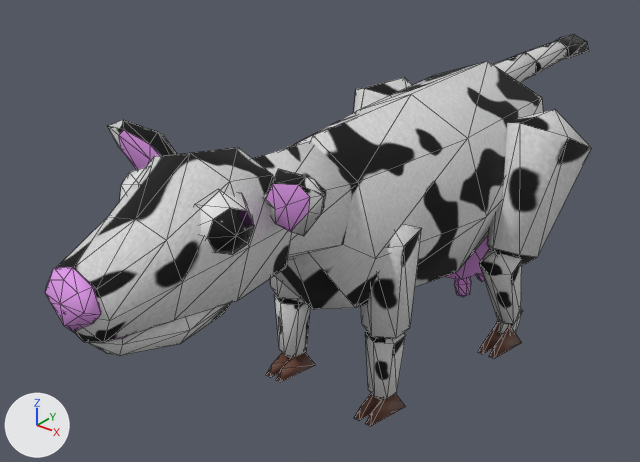
A saved change to the glTF model assets/cow.glb.
Camera for both pictures: a 50 mm camera at (3.55, -5.54, 4.18) aimed at (-0.46, -0.54, 1.08). Arrows for +X, +Y and +Z are at lower left; the lights stay in place. Mesh edges are drawn as thin lines. Where no turn or scale is listed for an object, it has been applied to the vertices. Vertices at the same position are counted once.

The scene before the commit, as lines of its bpy script (objects in view):
```python
ob_cylinder = bpy.data.objects.new('Cylinder', me_cylinder)
ob_cylinder.location = (0.0, -0.277, 0.0)
ob_cylinder_001 = bpy.data.objects.new('Cylinder.001', me_cylinder_001)
ob_cylinder_001.location = (0.0, -0.277, 0.0)
ob_cylinder_003 = bpy.data.objects.new('Cylinder.003', me_cylinder_003)
ob_cylinder_003.location = (0.0, -0.277, 0.0)
ob_cylinder_004 = bpy.data.objects.new('Cylinder.004', me_cylinder_004)
ob_cylinder_004.location = (0.0, -0.277, 0.0)
ob_cylinder_005 = bpy.data.objects.new('Cylinder.005', me_cylinder_005)
ob_cylinder_005.location = (0.0, -0.277, 0.0)
ob_cylinder_009 = bpy.data.objects.new('Cylinder.009', me_cylinder_009)
ob_cylinder_009.location = (0.0, -0.277, 0.0)
ob_sphere_001 = bpy.data.objects.new('Sphere.001', me_sphere_001)
ob_sphere_001.location = (0.0, -0.277, 0.0)
ob_sphere_004 = bpy.data.objects.new('Sphere.004', me_sphere_004)
ob_sphere_004.location = (0.0, -0.277, 0.0)
ob_sphere_005 = bpy.data.objects.new('Sphere.005', me_sphere_005)
ob_sphere_005.location = (0.0, -0.277, 0.0)
# also in view: 'Cylinder.006' at (0.0, 1.54, 1.98); 'Cone.001' at (0.0, 0.39, 0.09); 'Cone' at (0.0, -0.98, 0.09); 'Sphere.003' at (0.0, -3.19, 1.82); 'Udder' at (0.0, 0.8, 0.85)
```
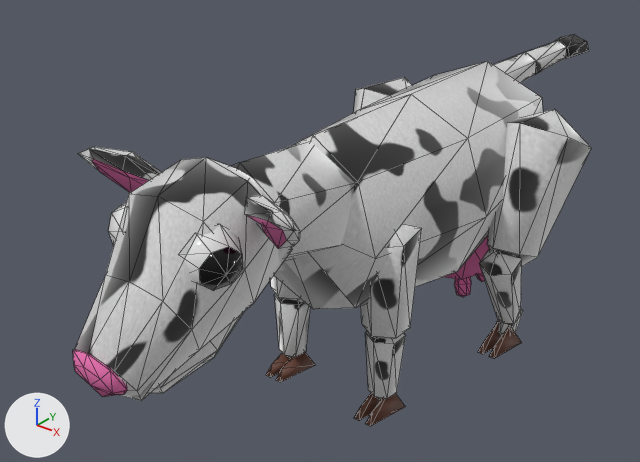
Pixel boxes (x1, y1, x2, y2) of what changed, in the pictures (640 x 462 px):
'Sphere.001', surface changed, mesh turned
    before: (56, 147, 291, 343)
    after: (75, 158, 292, 401)
'Cylinder', surface changed
    both: (274, 64, 543, 309)
'Cylinder.009', surface changed
    both: (231, 141, 355, 260)
'Sphere.005', surface changed, recoloured, mesh turned
    before: (108, 120, 324, 236)
    after: (78, 147, 300, 249)
'Sphere.002', mesh turned
    before: (120, 167, 254, 255)
    after: (109, 203, 243, 291)
'Sphere.003', recoloured, mesh turned
    before: (45, 267, 101, 332)
    after: (73, 350, 127, 396)
'Sphere.004', surface changed, recoloured, mesh turned
    before: (88, 303, 230, 356)
    after: (151, 312, 244, 393)
'Udder', recoloured
    both: (444, 236, 489, 297)
'Cylinder.006', surface changed (grey to white)
    both: (493, 52, 536, 83)

The change, as a diff of the scene's bpy script:
```diff
--- a/assets/cow.glb.py
+++ b/assets/cow.glb.py
@@ mat_cow @@
 mat_cow.roughness = 1.0
+mat_cow.sheen_weight = 1.0
@@ mat_udder @@
 mat_udder = principled_material('udder')
-mat_udder.base_color = (0.762, 0.325, 0.841)  # pink #e29aec
+mat_udder.base_color = (0.781, 0.162, 0.423)  # pink #e570ae
 mat_udder.roughness = 1.0
@@ me_sphere_001 @@
 me_sphere_001.from_pydata(...)  # 34 vertices, 64 faces; spans x -0.44..0.44, y -2.98..-1.39, z 1.35..2.38
 # used by ob_sphere_001; location = (0.0, -0.277, 0.0)
+# me_sphere_001 part 1: the whole mesh is turned 28.1 degrees about the x axis through its middle, then moved by (0.0, 0.0, -0.2)
 me_sphere_001.materials.append(mat_cow)
@@ me_sphere_002 @@
 me_sphere_002.from_pydata(...)  # 52 vertices, 96 faces; spans x -0.471..0.471, y -2.273..-1.891, z 1.842..2.249
 # used by ob_sphere_002; location = (0.0, -0.277, 0.0)
+# me_sphere_002 part 2: the whole mesh is turned 28.1 degrees about the x axis through its middle, then moved by (0.0, -0.097, -0.171)
 me_sphere_002.materials.append(mat_eyes)
@@ me_sphere_003 @@
 me_sphere_003.from_pydata(...)  # 26 vertices, 48 faces; spans x -0.23..0.23, y -2.99..-2.835, z 1.63..2.002
 # used by ob_sphere_003; location = (0.0, -0.277, 0.0)
+# me_sphere_003 part 3: the whole mesh is turned 28.1 degrees about the x axis through its middle, then moved by (0.0, 0.109, -0.535)
 me_sphere_003.materials.append(mat_udder)
@@ me_sphere_004 @@
 me_sphere_004.from_pydata(...)  # 26 vertices, 48 faces; spans x -0.291..0.291, y -2.855..-1.834, z 1.305..1.598
 # used by ob_sphere_004; location = (0.0, -0.277, 0.0)
+# me_sphere_004 part 4: the whole mesh is turned 28.1 degrees about the x axis through its middle, then moved by (0.0, 0.213, -0.224)
 me_sphere_004.materials.append(mat_cow)
@@ me_sphere_005 @@
 me_sphere_005.from_pydata(...)  # 52 vertices, 96 faces; spans x -0.88..0.88, y -1.9..-1.7, z 1.94..2.38
 # used by ob_sphere_005; location = (0.0, -0.277, 0.0)
+# me_sphere_005 part 5: the whole mesh is turned 28.1 degrees about the x axis through its middle, then moved by (0.0, -0.18, -0.05)
 me_sphere_005.materials.append(mat_cow)
```
